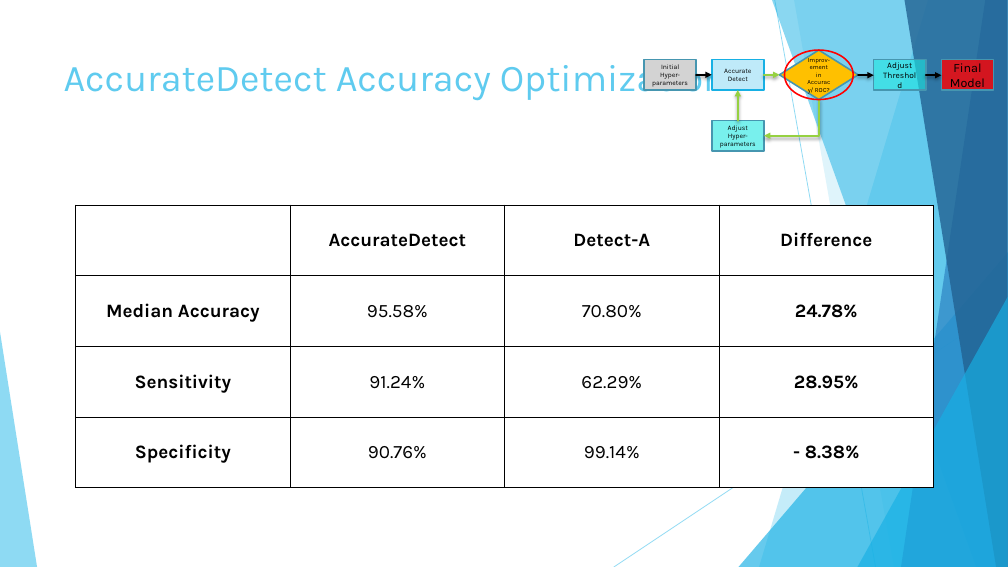
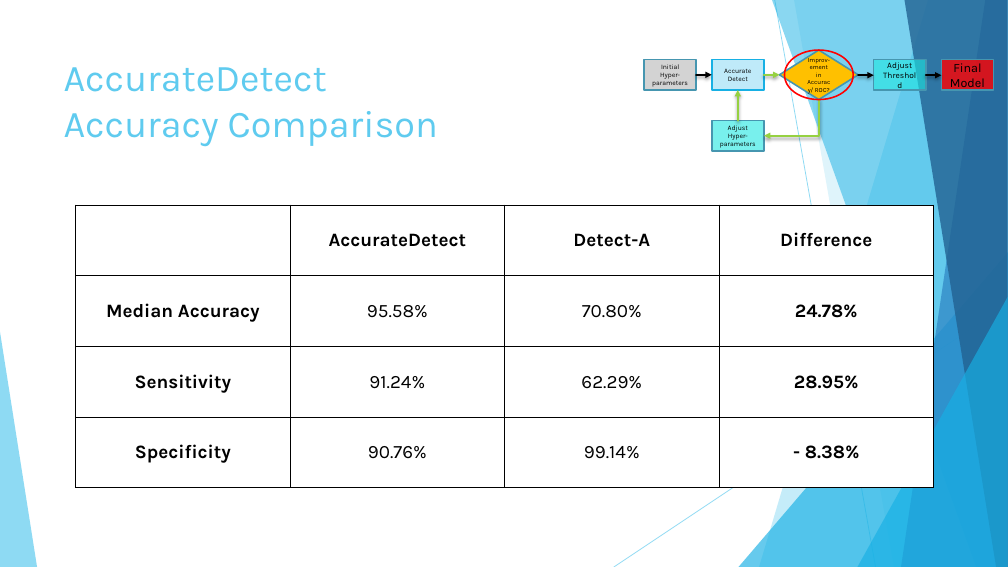
Before and after one commit to tanpatil/AccurateDetect, a slide deck: slide 19 of AccurateDetect.pptx. Drawn at 1008x567 pixels with LibreOffice and Linux fonts; fonts in the diff are those of the drawing. Boxes give left, top, right and bottom in pixels: in the first picture for what was removed or moved away, otherwise in the second. Text is boxed around its words. In the diff, an @@ line names an element or a change of style, - is before the commit and + after.

```diff
--- a/AccurateDetect.pptx
+++ b/AccurateDetect.pptx
@@ title at [64, 67, 438, 146]: text changed @@
-AccurateDetect Accuracy Optimization
+AccurateDetect
+Accuracy Comparison
```
